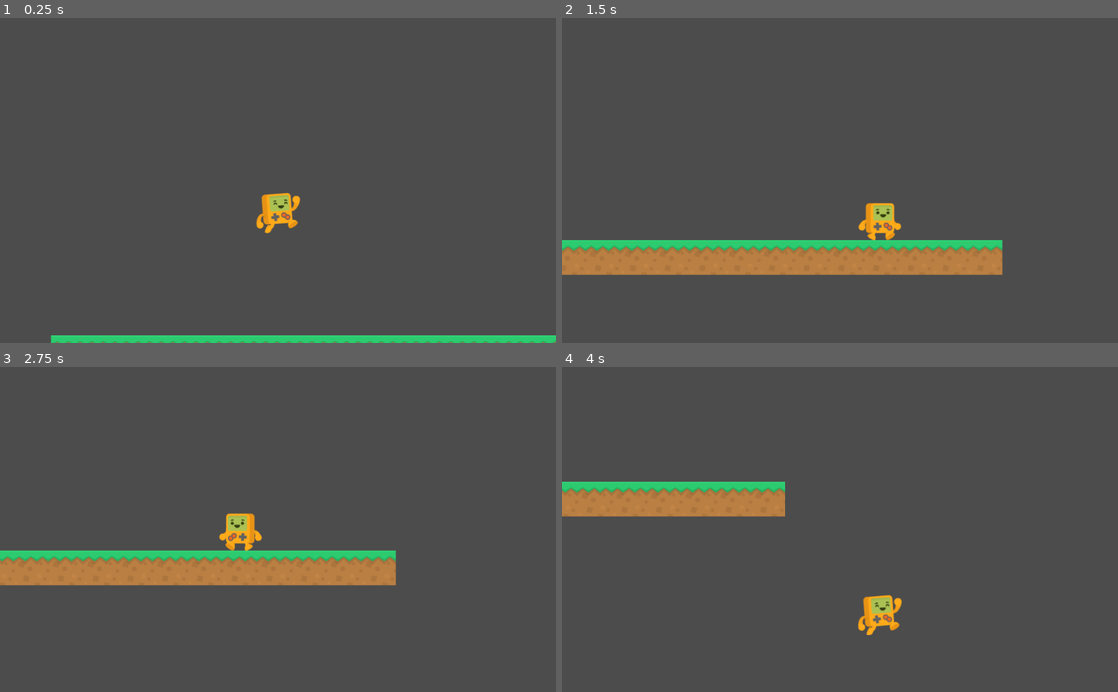
Above: before the commit, frames 1-4 (two rows, left to right).
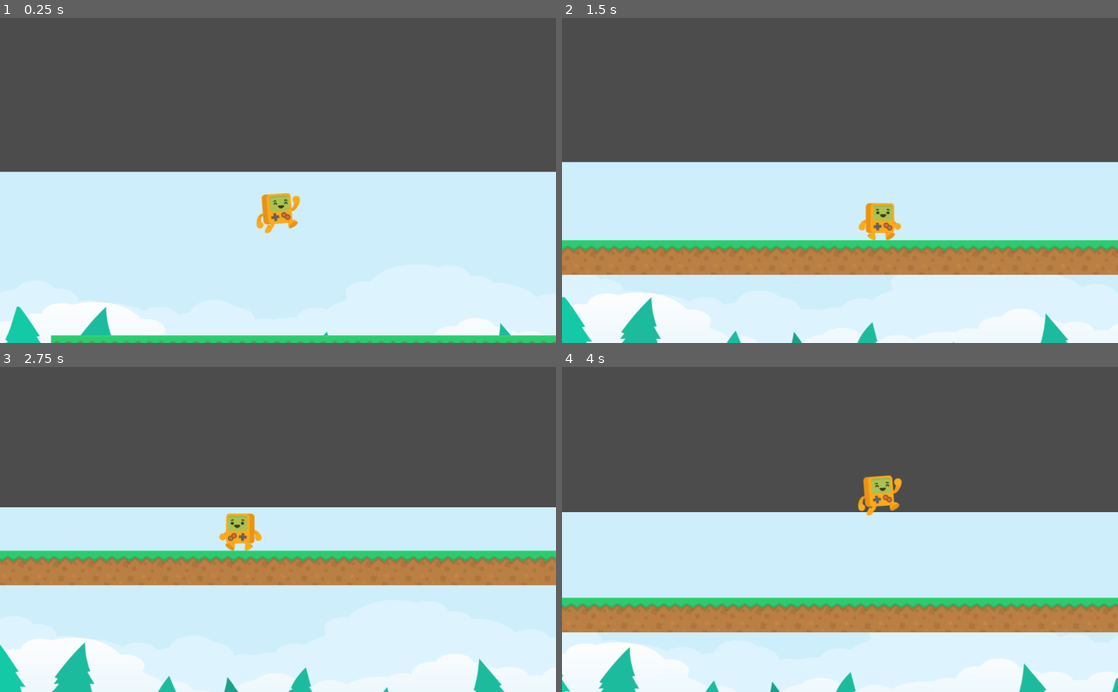
Above: after the commit, the same moments.

Repository: VictorAdC/Tele-Claudio
Game: Godot game, scene res://scenes/main.tscn
The game is run twice, just before and just after one commit, with the same random seed, the same clock (stepped at 60 frames per second) and the same inputs.
Inputs:
- Up to frame 1 (0.25 s): no input
- Up to frame 2 (1.5 s): hold Right (ui_right) from 0.53 s (still down); tap Up (ui_up) at 0.77 s
- Up to frame 3 (2.75 s): tap Up (ui_up) at 1.52 s; release Right (ui_right) at 2.03 s; hold Left (ui_left) from 2.03 s (still down)
- Up to frame 4 (4 s): release Left (ui_left) at 2.78 s; hold Right (ui_right) from 2.78 s (still down); tap Up (ui_up) at 3.02, 3.77 s

The runs differ from the first frame. In frame 1, 50% of the frame differs, in the area x 0-100%, y 47-100%; in frame 2, 47%; in frame 3, 49%; in frame 4, 60%, in the area x 0-100%, y 33-100%.

Commit message:
Made parallax work, background position is weird somehow

Diff:
--- a/scenes/main.tscn
+++ b/scenes/main.tscn
@@ -1,8 +1,11 @@
-[gd_scene load_steps=4 format=2]
+[gd_scene load_steps=6 format=2]
 
 [ext_resource path="res://scenes/Claudio.tscn" type="PackedScene" id=1]
 [ext_resource path="res://scenes/Camera2D.tscn" type="PackedScene" id=2]
 [ext_resource path="res://scenes/PlatformTiles.tres" type="TileSet" id=3]
+[ext_resource path="res://sprites/tiles/backgroundColorForest.png" type="Texture" id=4]
+
+[sub_resource type="ImageTexture" id=1]
 
 [node name="Test Scene" type="Node2D"]
 
@@ -14,4 +17,19 @@
 [node name="TileMap" type="TileMap" parent="."]
 tile_set = ExtResource( 3 )
 format = 1
-tile_data = PoolIntArray( 458752, 0, 0, 458753, 0, 0, 458754 …(148 unchanged characters)… 458765, 0, 0, 458766, 0, 0, 458767, 0, 0 )
+tile_data = PoolIntArray( 458752, 0, 0, 458753, 0, 0, 458754 …(148 unchanged characters)… 458765, 0, 0, 458766, 0, 0, 458767, 0, 0, 458768, 0, 0, 458769, 0, 0, 458770, 0, 0, 458771, 0, 0, 458772, 0, 0, 458773, 0, 0, 458774, 0, 0, 458775, 0, 0, 458776, 0, 0, 458777, 0, 0, 458778, 0, 0, 458779, 0, 0, 458780, 0, 0, 458781, 0, 0, 458782, 0, 0, 458783, 0, 0, 458784, 0, 0, 458785, 0, 0, 458786, 0, 0, 458787, 0, 0, 458788, 0, 0, 458789, 0, 0, 458790, 0, 0, 458791, 0, 0, 458792, 0, 0, 458793, 0, 0, 458794, 0, 0, 458795, 0, 0, 458796, 0, 0, 458797, 0, 0, 458798, 0, 0, 458799, 0, 0, 458800, 0, 0, 458801, 0, 0, 458802, 0, 0, 458803, 0, 0, 458804, 0, 0, 458805, 0, 0, 458806, 0, 0, 458807, 0, 0, 458808, 0, 0, 458809, 0, 0, 458810, 0, 0, 458811, 0, 0, 458812, 0, 0, 458813, 0, 0, 458814, 0, 0, 458815, 0, 0, 458816, 0, 0 )
+
+[node name="ParallaxBackground" type="ParallaxBackground" parent="."]
+editor/display_folded = true
+
+[node name="ParallaxLayer" type="ParallaxLayer" parent="ParallaxBackground"]
+motion_scale = Vector2( 0.1, 0.1 )
+motion_mirroring = Vector2( 1148.16, 0 )
+
+[node name="Sprite" type="Sprite" parent="ParallaxBackground/ParallaxLayer"]
+texture = SubResource( 1 )
+
+[node name="backgroundColorForest" type="Sprite" parent="ParallaxBackground/ParallaxLayer/Sprite"]
+scale = Vector2( 1.12195, 0.696038 )
+texture = ExtResource( 4 )
+centered = false
Binary file added: sprites/tiles/backgroundColorForest.png
Not shown, added: sprites/tiles/backgroundColorForest.png.import
